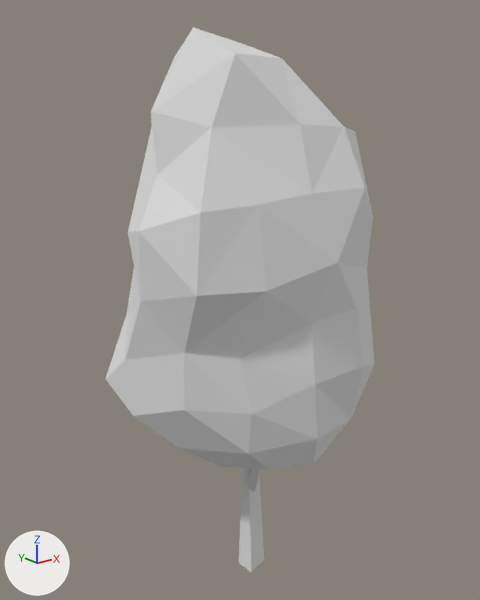
Two versions of the glTF model models/ultimate-pack/low-poly-10/m/nature-tree-beech.glb, one commit apart.
Rendered twice from a camera (50 mm lens) standing at (-4.44, -5.25, 5.51) and looking at (-0.09, 0.18, 3.34). The lights are fixed; the arrows at lower left show +X, +Y and +Z. The picture after the commit comes second. Where no turn or scale is listed for an object, it has been applied to the vertices.

Names of what the first picture shows: 'tree-beech'.
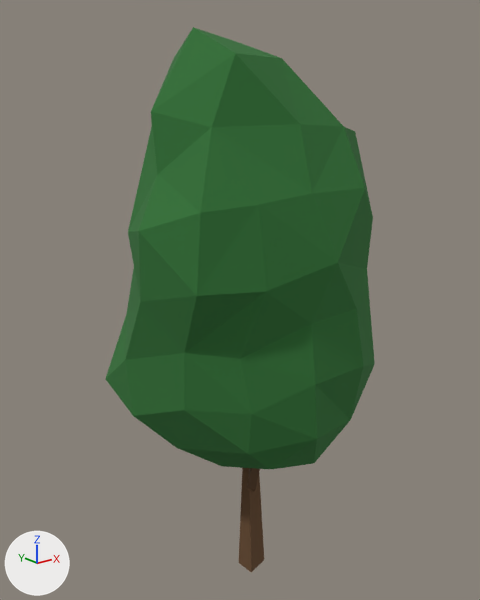
The edits, one by one:
Material '10 BROWN-DARK' (mat_10_brown_dark) changes colour from white #e7e7e7 to brown #67492d; in linear values from (0.8, 0.8, 0.8) to (0.136, 0.0666, 0.0262).
Material '35 GREEN-MEDIUM' (mat_35_green_medium) changes colour from white #e7e7e7 to dark green #307135; in linear values from (0.8, 0.8, 0.8) to (0.0296, 0.165, 0.0356).

What differs and where, as boxes (x1, y1, x2, y2) in the pictures (480 x 600 px):
'tree-beech', recoloured (white to dark green): (106, 27, 375, 572) in both
